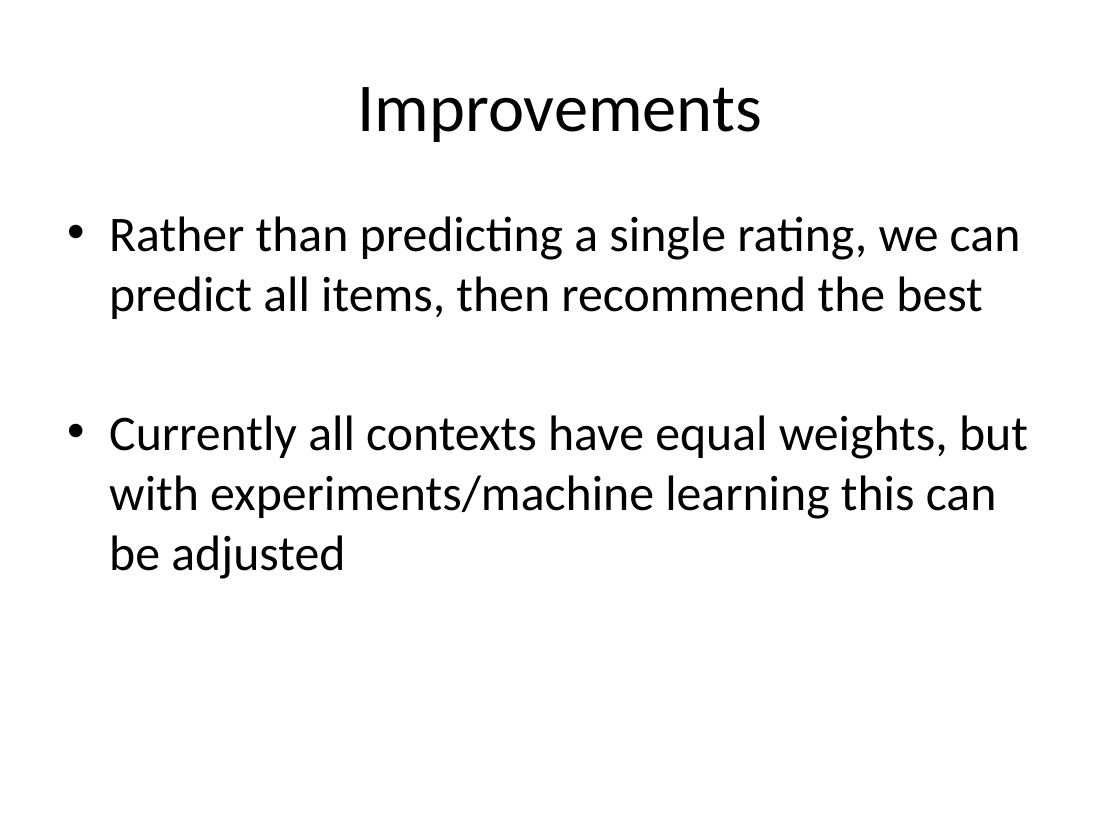
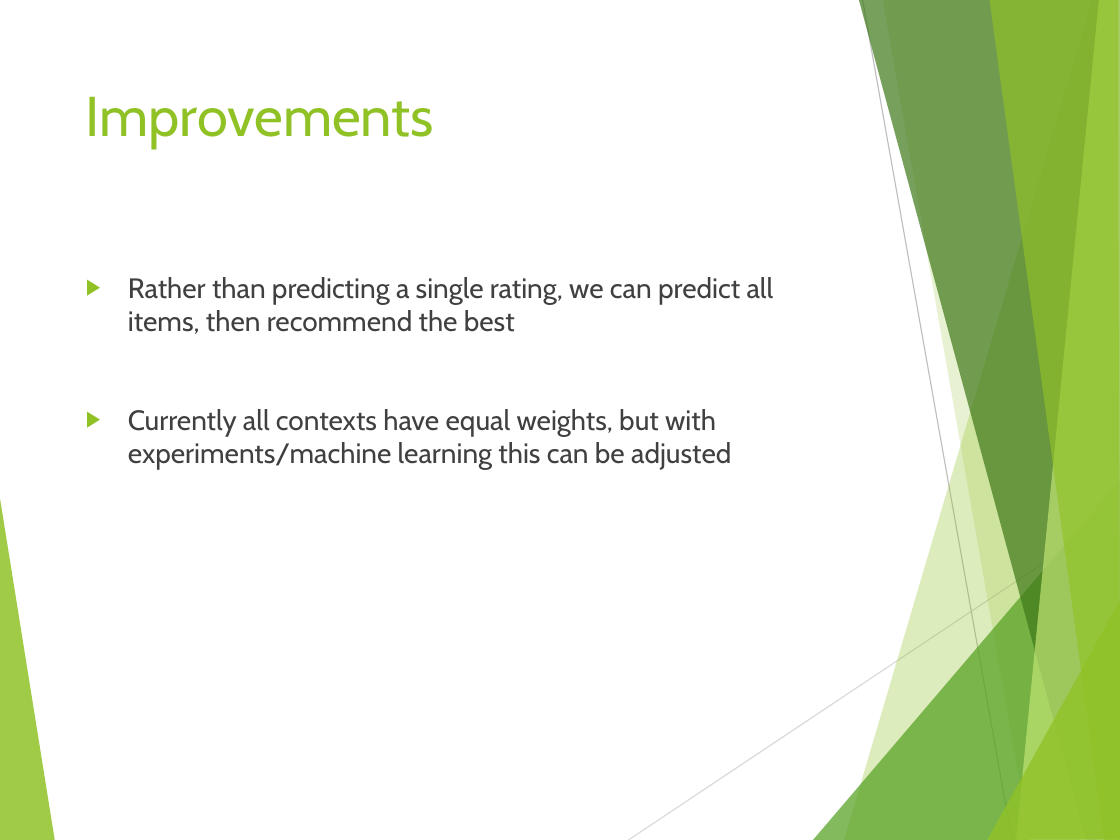
Before and after one commit to prabsingh/490FinalProject, a slide deck: slide 6 of ContextBasedRecommender.pptx. Drawn at 1120x840 pixels with LibreOffice and Linux fonts; fonts in the diff are those of the drawing. Boxes give left, top, right and bottom in pixels: in the first picture for what was removed or moved away, otherwise in the second. Text is boxed around its words. In the diff, an @@ line names an element or a change of style, - is before the commit and + after.

```diff
--- a/ContextBasedRecommender.pptx
+++ b/ContextBasedRecommender.pptx
@@ title "Improvements": place and size @@
-title "Improvements" at [358,87,762,142]
+title "Improvements" at [86,96,434,148]
@@ title "Improvements" at [86,96,434,148]: size 44 to 36 pt, font Calibri to Cabin, text colour #000000 to #90C226; alignment centre to left; vertical alignment middle to top @@
@@ text "Rather than predicting a single ...": place and size @@
-text "Rather than predicting a single ..." at [109,216,1028,579]
+text "Rather than predicting a single ..." at [128,277,774,470]
@@ text "Rather than predicting a single ..." at [128,277,774,470]: size 32 to 18 pt, font Calibri to Cabin, text colour #000000 to #404040; bullet • to ▶; more space between paragraphs @@
@@ group added at [0,0,1120,840]: 8 freeform shapes, 2 lines @@
```
Also in this commit, not shown: 4 other slides changed, 2 slides added, 1 slide removed.
